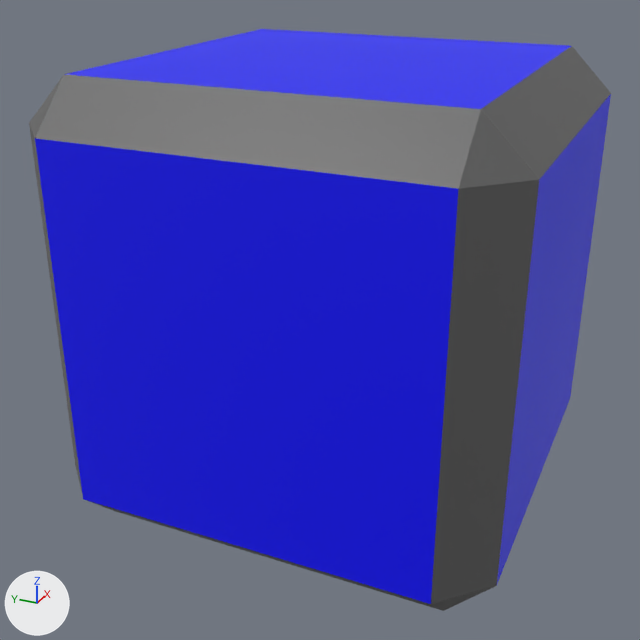
Renders of the FBX model Assets/Block_Wall.fbx from each side of a commit.
Camera for both pictures: a 50 mm camera at (-0.02263, -0.01241, 0.01273) aimed at (-0.00554, -0.00472, 0.00418). Lighting does not change. The marker at lower left points along +X, +Y and +Z. Where no turn or scale is listed for an object, it has been applied to the vertices. Vertices at the same position are counted once.
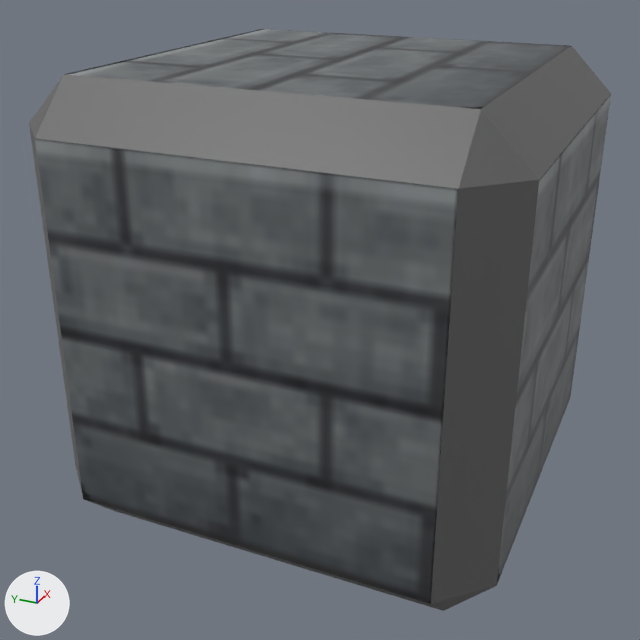
The newer file is also turned or shifted as a whole; pictures and numbers use the older file's frame.

Where the change shows, as pixel boxes [x1, y1, x2, y2] in the pictures (640 x 640 px):
part 1 of me_mesh, recoloured (blue to grey): [35, 29, 611, 604] in both

The change, as a list of edits to the scene's bpy script:
```text
Add img_wall_texture_png:
    img_wall_texture_png = load_image('Wall_texture.png', 'Wall_texture.png', 512, 512, 'sRGB')
Add mat_lambert42:
    mat_lambert42 = principled_material('lambert42')
    mat_lambert42.texture = img_wall_texture_png  # with its transparency
Change me_mesh:
    where me_mesh.from_pydata(...)  # 24 vertices, 44 faces; spans x -0.005..0.005, y -0.005..0.005, z -0.005..0.005
    used by ob_pcube2; location = (-0.005, -0.005, 0.005)
    me_mesh part 1: all 12 faces that had it switch from mat_lambert23 (blue #0000ff) to mat_lambert42 (picture img_wall_texture_png)
```
